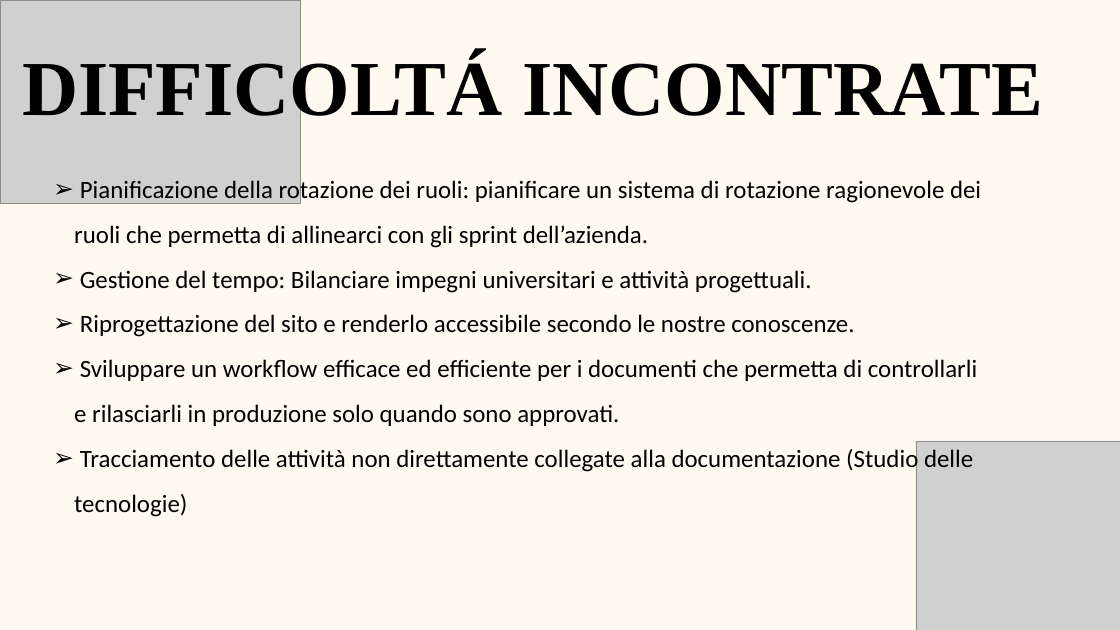
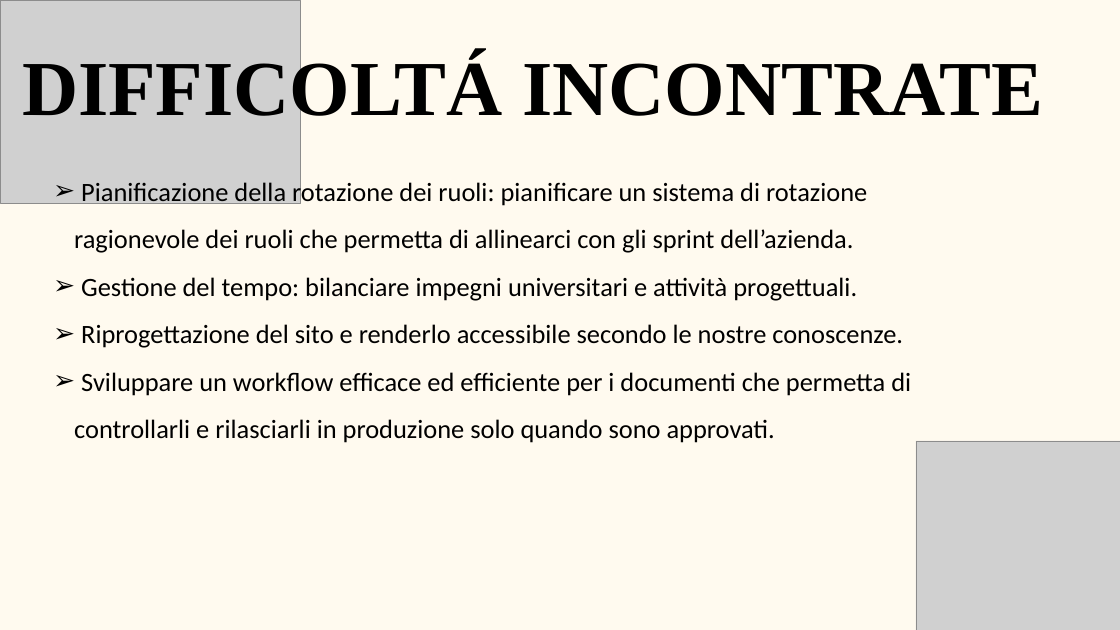
Before and after one commit to BugBustersUnipd/DocumentazioneSWE, a slide deck: slide 2 of DIARIO DI BORDO/DB-10-11-25.pptx. Drawn at 1120x630 pixels with LibreOffice and Linux fonts; fonts in the diff are those of the drawing; grey boxes stand for pictures. Boxes give left, top, right and bottom in pixels: in the first picture for what was removed or moved away, otherwise in the second. Text is boxed around its words. In the diff, an @@ line names an element or a change of style, - is before the commit and + after.

Commit message:
aggiornamento sito

```diff
--- a/DIARIO DI BORDO/DB-10-11-25.pptx
+++ b/DIARIO DI BORDO/DB-10-11-25.pptx
@@ text at [74,179,911,443]: size 32 to 34 pt in "Pianificazione della rotazione dei ruoli: pianificare un ...", "Riprogettazione del sito e renderlo accessibile secondo ...", "Sviluppare un workflow efficace ed efficiente per ..." @@
@@ text at [81,277,857,301]: text changed; size 32 to 34 pt @@
-  ➢ Gestione del tempo: Bilanciare impegni universitari e attività progettuali.
+  ➢ Gestione del tempo: bilanciare impegni universitari e attività progettuali.
@@ text at [74,447,973,517]: paragraph removed @@
-  ➢ Tracciamento delle attività non direttamente collegate alla documentazione (Studio delle tecnologie)
```
Also in this commit, not shown: 1 other slide changed, 3 other files.
